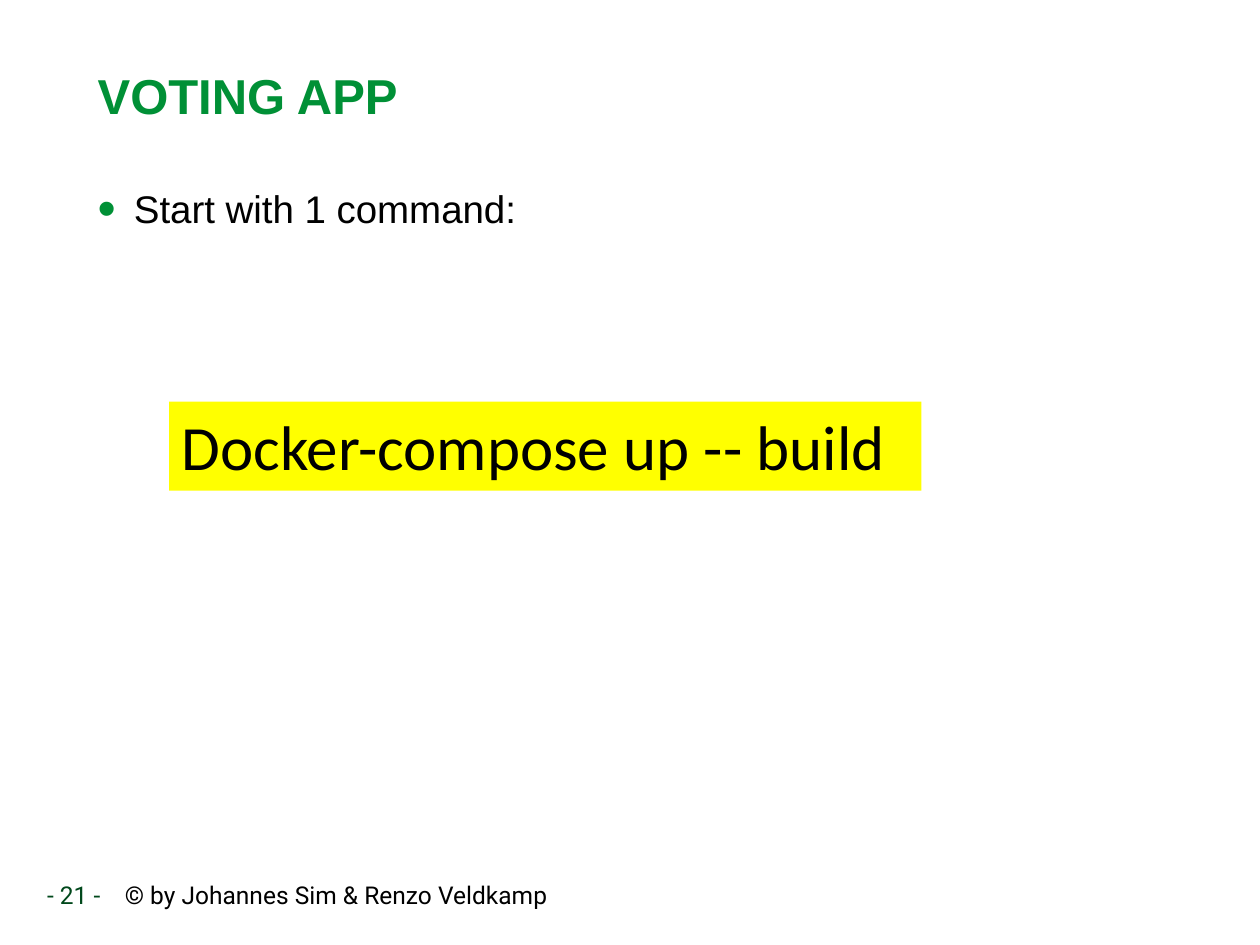
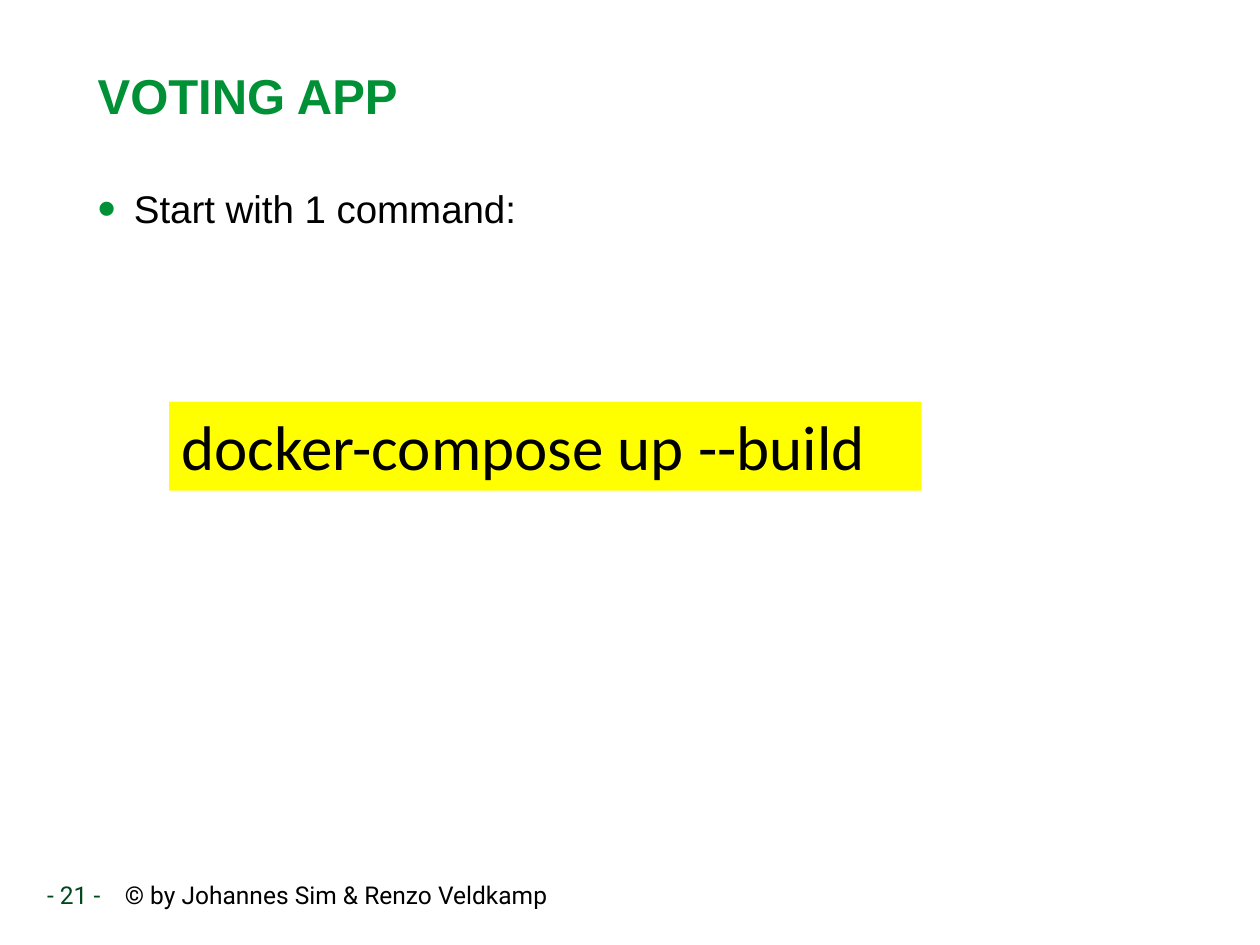
Before and after one commit to RenzoVeldkamp/MicroContainer, a slide deck: slide 21 of Presentatie/Docker102.pptx. Drawn at 1260x945 pixels with LibreOffice and Linux fonts; fonts in the diff are those of the drawing; background and template pictures are left out. Boxes give left, top, right and bottom in pixels: in the first picture for what was removed or moved away, otherwise in the second. Text is boxed around its words. In the diff, an @@ line names an element or a change of style, - is before the commit and + after.

Commit message:
typo from compose

```diff
--- a/Presentatie/Docker102.pptx
+++ b/Presentatie/Docker102.pptx
@@ text in rectangle at [182,426,865,480]: text changed @@
-Docker-compose up -- build
+docker-compose up --build
```
Also in this commit, not shown: 1 other slide changed.
